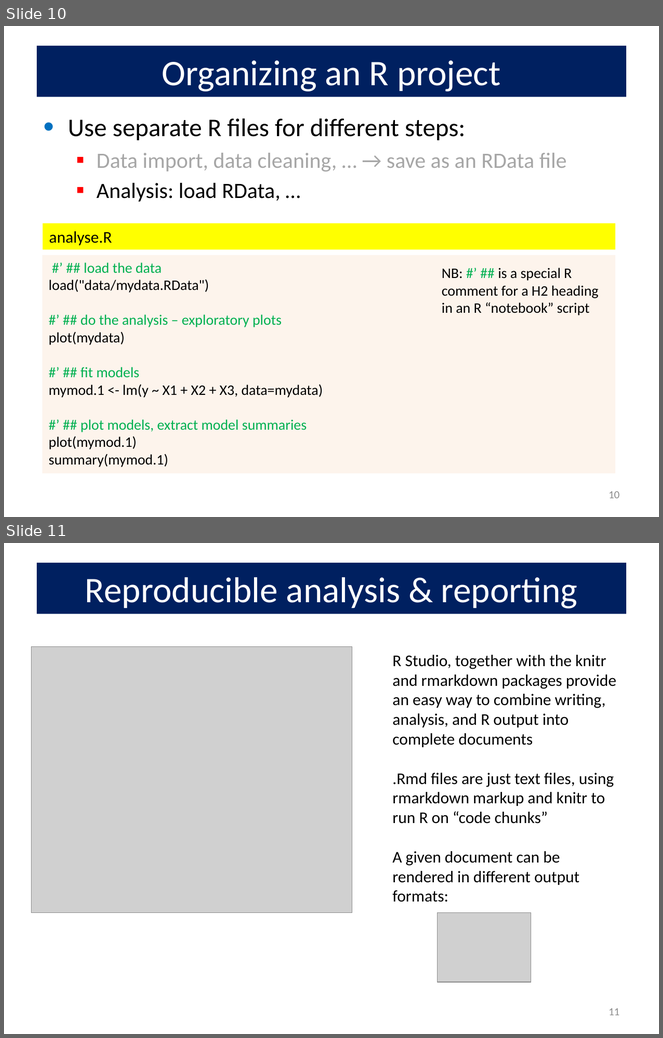
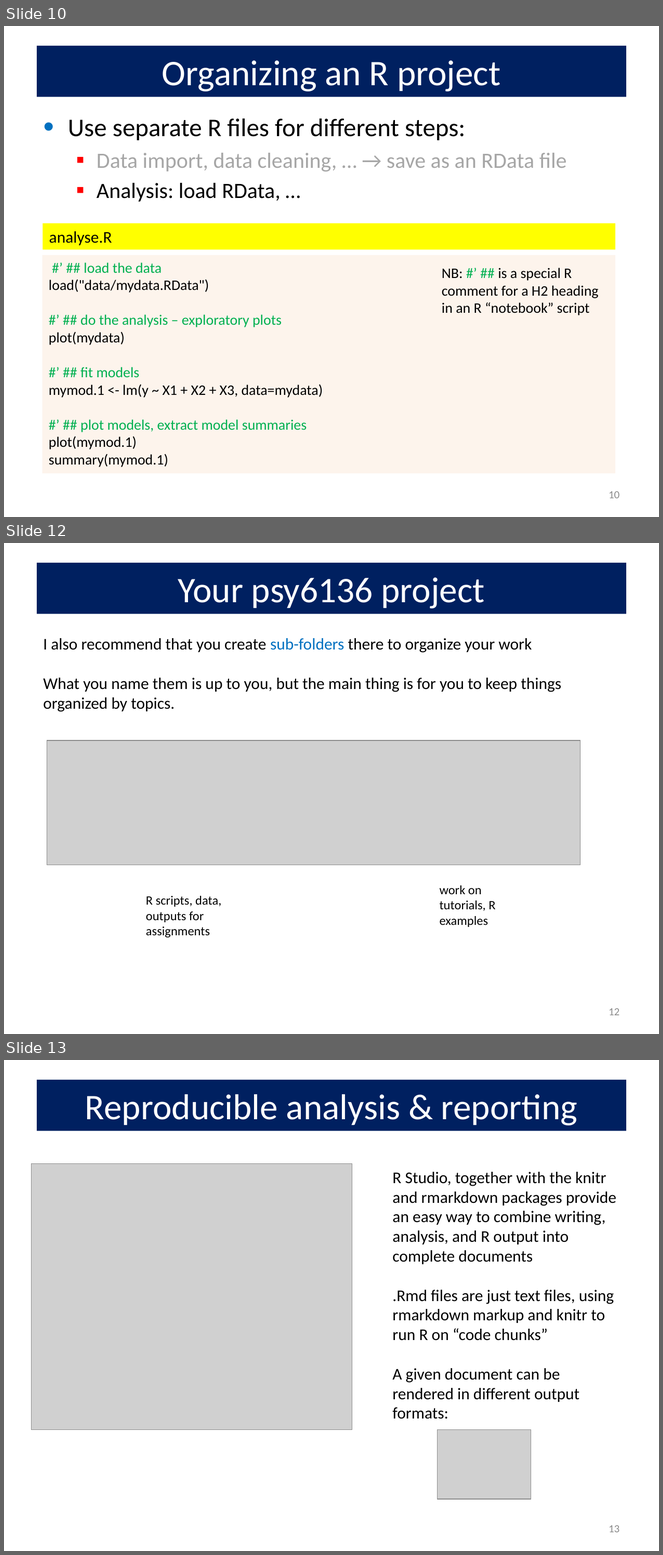
Before and after one commit to friendly/psy6136, a slide deck: docs/lectures/RStudio.pptx. Shown one above the other, each under a label of ours: slides 10 and 11 before the commit, slides 10, 12 and 13 after it; the slides between them are not shown. The pictures are 663x1038 and 663x1555 pixels, drawn with LibreOffice and Linux fonts; fonts in the diff are those of the drawing; grey boxes stand for pictures. Boxes give left, top, right and bottom in pixels: in the first picture for what was removed or moved away, otherwise in the second. Text is boxed around its words. In the diff, an @@ line names an element or a change of style, - is before the commit and + after.

```diff
--- a/docs/lectures/RStudio.pptx
+++ b/docs/lectures/RStudio.pptx
@@ slide 12 added at [4, 543, 659, 1034], background #FFFFFF @@
@@ title added at [37, 563, 626, 614], fill #002060, 39.6 pt, text #FFFFFF @@
+Your psy6136 project
@@ text added at [43, 638, 561, 712], 18 pt, text #000000 @@
+I also recommend that you create sub-folders there to organize your work
+What you name them is up to you, but the main thing is for you to keep things organized by topics.
@@ picture added at [47, 741, 581, 865] @@
@@ text added at [440, 886, 495, 927], 14 pt, text #000000 @@
+work on tutorials, R examples
@@ text added at [146, 896, 221, 938], 14 pt, text #000000 @@
+R scripts, data, outputs for assignments
@@ page number added at [609, 1008, 620, 1016], 12 pt, text #8C8C8C @@
+12
@@ what was slide 11 is now slide 13 @@
@@ page number at [609, 1525, 620, 1533]: text changed @@
-11
+13
```
Also in this commit, not shown: 6 slides changed, 2 other slides added, 13 other files.
